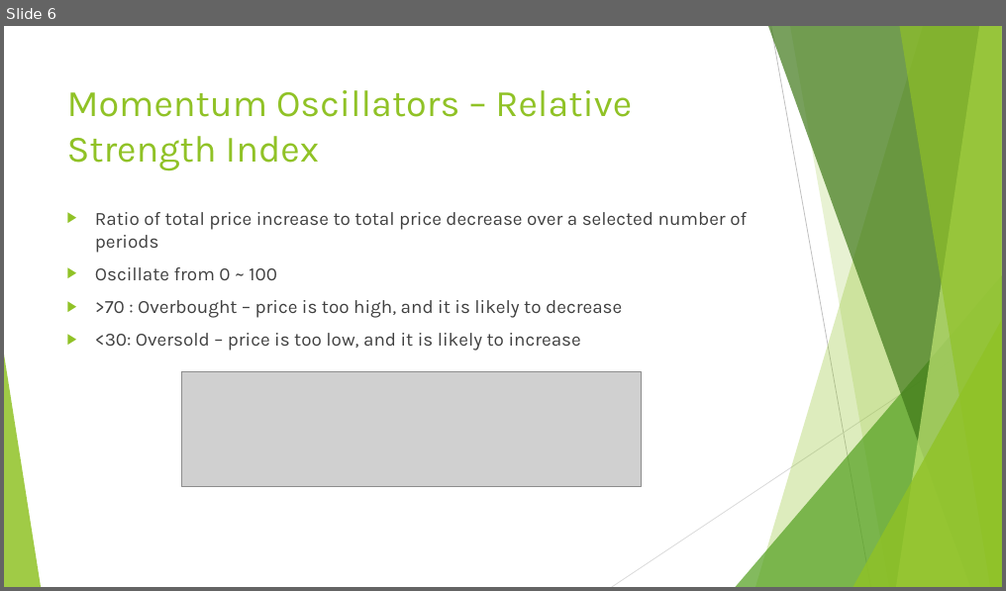
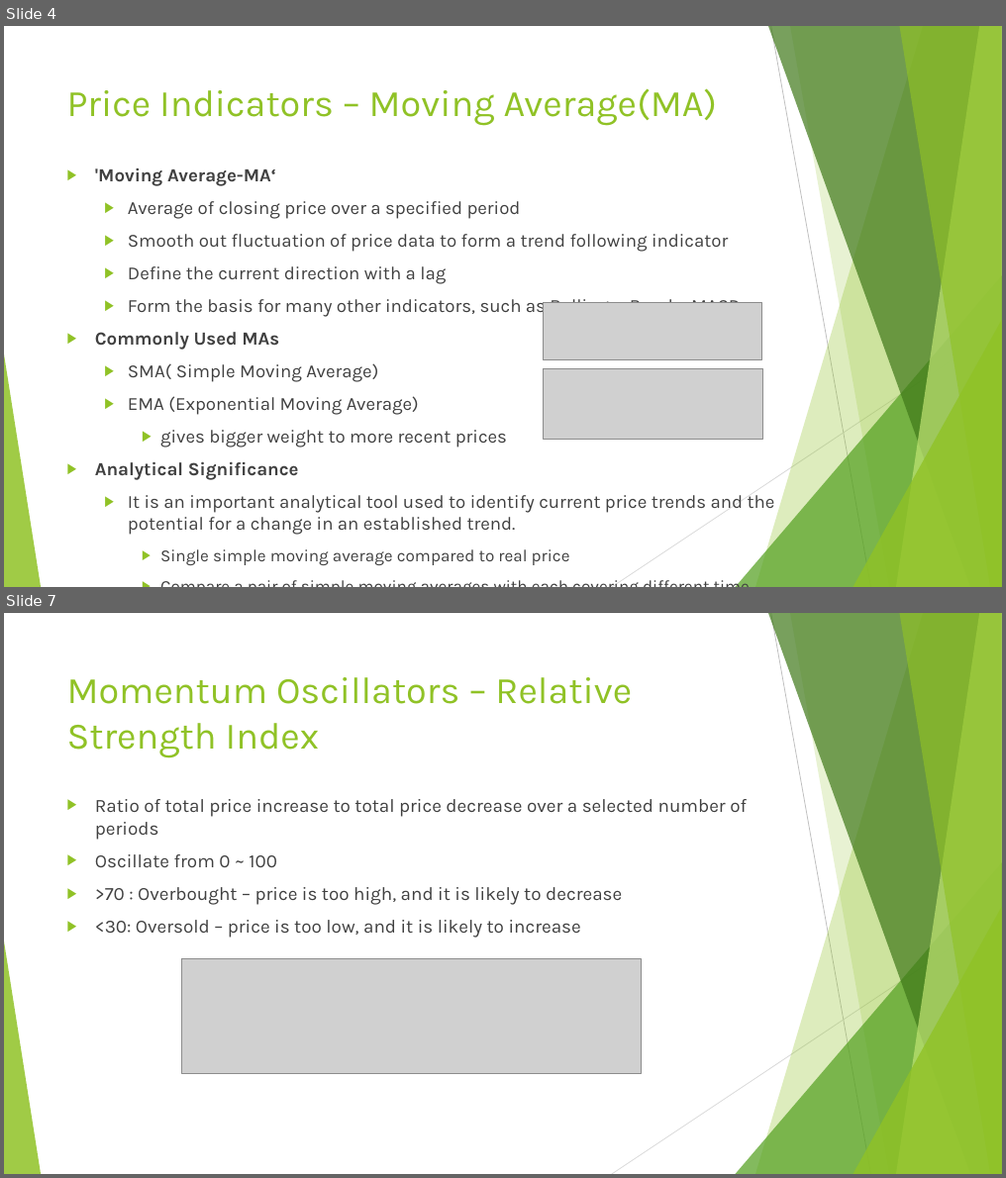
Before and after one commit to Charmendar/ComputeFinance_Presnstation, a slide deck: Technical Analysis-comparison.pptx. Shown one above the other, each under a label of ours: slide 6 before the commit, slides 4 and 7 after it; the slides between them are not shown. The pictures are 1006x591 and 1006x1178 pixels, drawn with LibreOffice and Linux fonts; fonts in the diff are those of the drawing; grey boxes stand for pictures. Boxes give left, top, right and bottom in pixels: in the first picture for what was removed or moved away, otherwise in the second. Text is boxed around its words. In the diff, an @@ line names an element or a change of style, - is before the commit and + after.

```diff
--- a/Technical Analysis-comparison.pptx
+++ b/Technical Analysis-comparison.pptx
@@ slide 4 added at [4, 26, 1002, 587], background #FFFFFF; not listed: 10 template elements that a slide beside it also shows @@
@@ title added at [67, 88, 717, 126], 36 pt, text #90C226 @@
+Price Indicators – Moving Average(MA)
@@ text added at [95, 169, 775, 566], 17.8 pt, text #404040 @@
+▶ 'Moving Average-MA‘
+  ▶ Average of closing price over a specified period
+  ▶ Smooth out fluctuation of price data to form a trend following indicator
+  ▶ Define the current direction with a lag
+  ▶ Form the basis for many other indicators, such as Bollinger Bands, MACD
+▶ Commonly Used MAs
+  ▶ SMA( Simple Moving Average)
+  ▶ EMA (Exponential Moving Average)
+    ▶ gives bigger weight to more recent prices
+▶ Analytical Significance
+  ▶ It is an important analytical tool used to identify current price trends and the potential for a change in an established trend.
+    ▶ Single simple moving average compared to real price
+    ▶ Compare a pair of simple moving averages with each covering different time frames.
@@ picture added at [543, 302, 761, 361] @@
@@ picture added at [543, 369, 763, 439] @@
@@ what was slide 6 is now slide 7 @@
```
Also in this commit, not shown: 6 slides changed, 1 other slide added, 1 slide removed.
